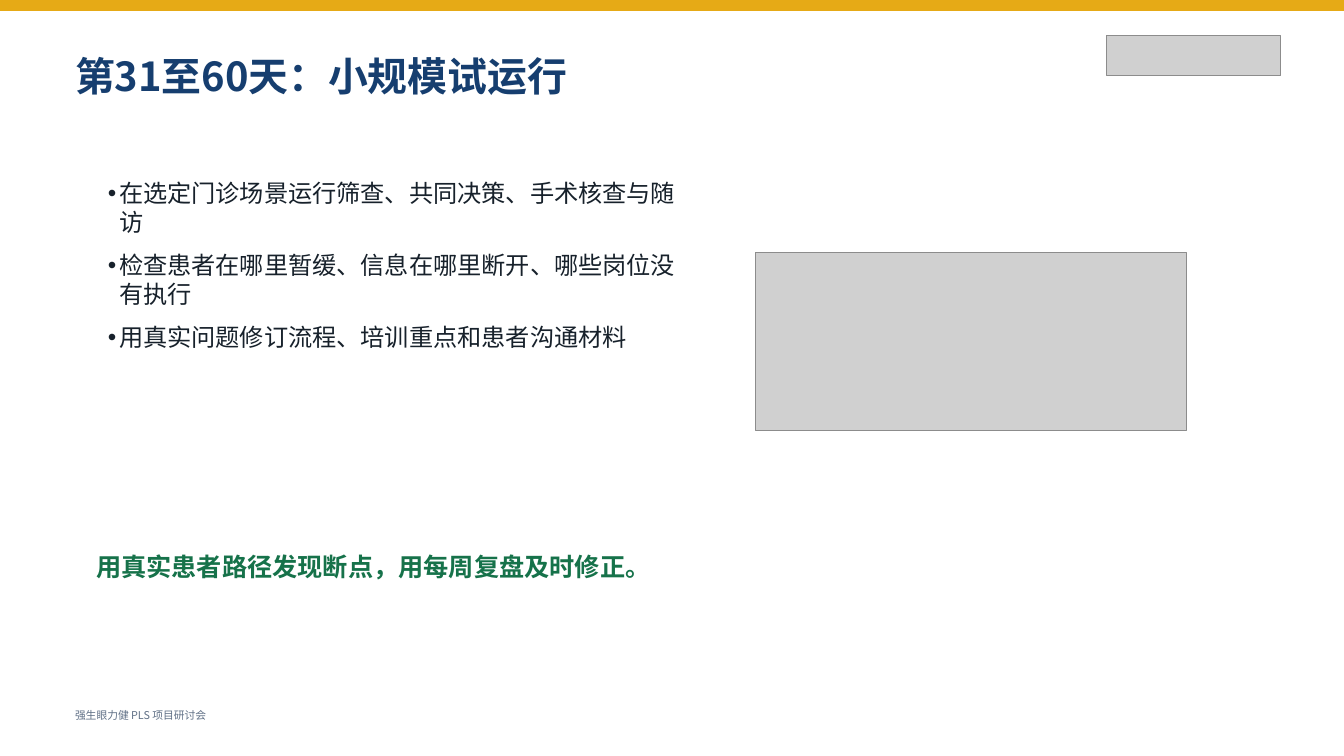
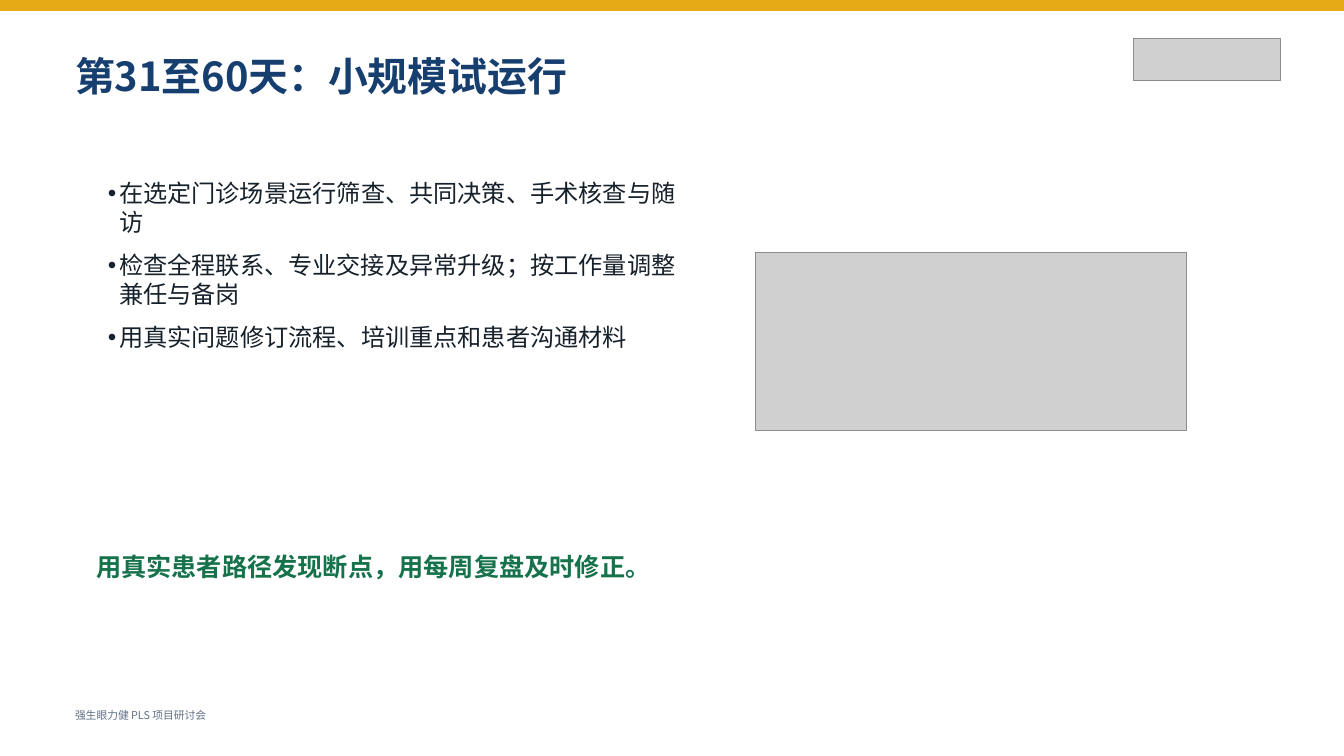
Before and after one commit to happyaipinghe-amo/digital-pls, a slide deck: slide 15 of downloads/强生眼力健_Digital_PLS院方研讨会30分钟介绍PPT.pptx (slide 14 before the commit). Drawn at 1344x756 pixels with LibreOffice and Linux fonts; fonts in the diff are those of the drawing; grey boxes stand for pictures. Boxes give left, top, right and bottom in pixels: in the first picture for what was removed or moved away, otherwise in the second. Text is boxed around its words. In the diff, an @@ line names an element or a change of style, - is before the commit and + after.

```diff
--- a/downloads/强生眼力健_Digital_PLS院方研讨会30分钟介绍PPT.pptx
+++ b/downloads/强生眼力健_Digital_PLS院方研讨会30分钟介绍PPT.pptx
@@ picture: place and size @@
-picture at [1107,35,1281,76]
+picture at [1134,39,1281,82]
@@ text at [119,253,675,305]: text changed @@
-• 检查患者在哪里暂缓、信息在哪里断开、哪些岗位没有执行
+• 检查全程联系、专业交接及异常升级；按工作量调整兼任与备岗
```
Also in this commit, not shown: 15 other slides changed, 2 slides added, 24 other files.
